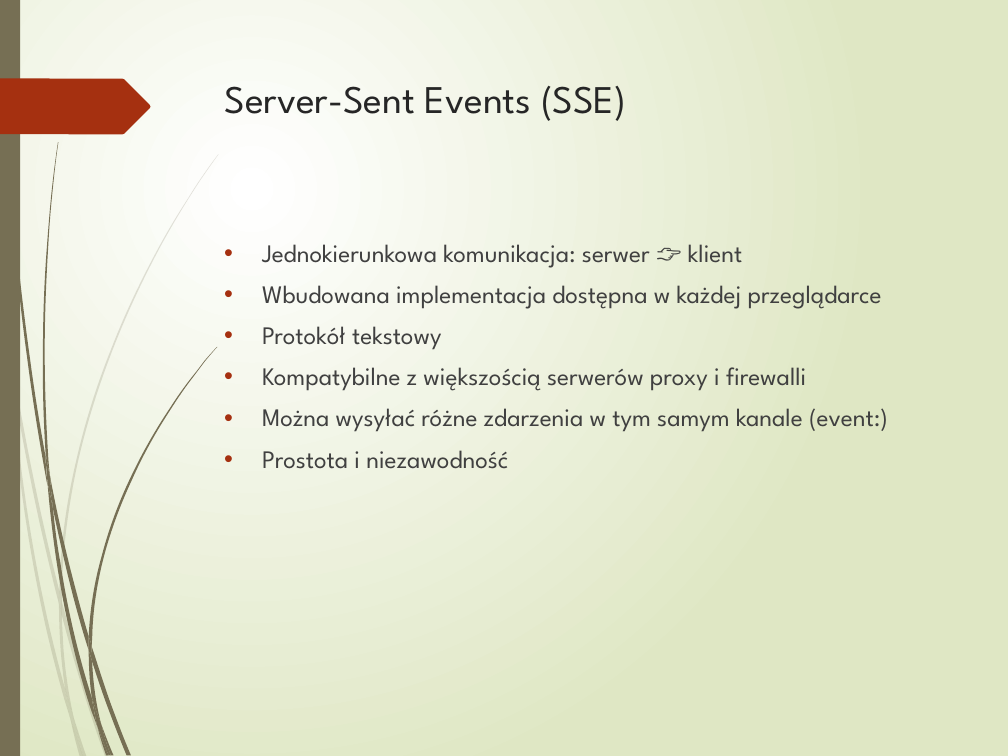
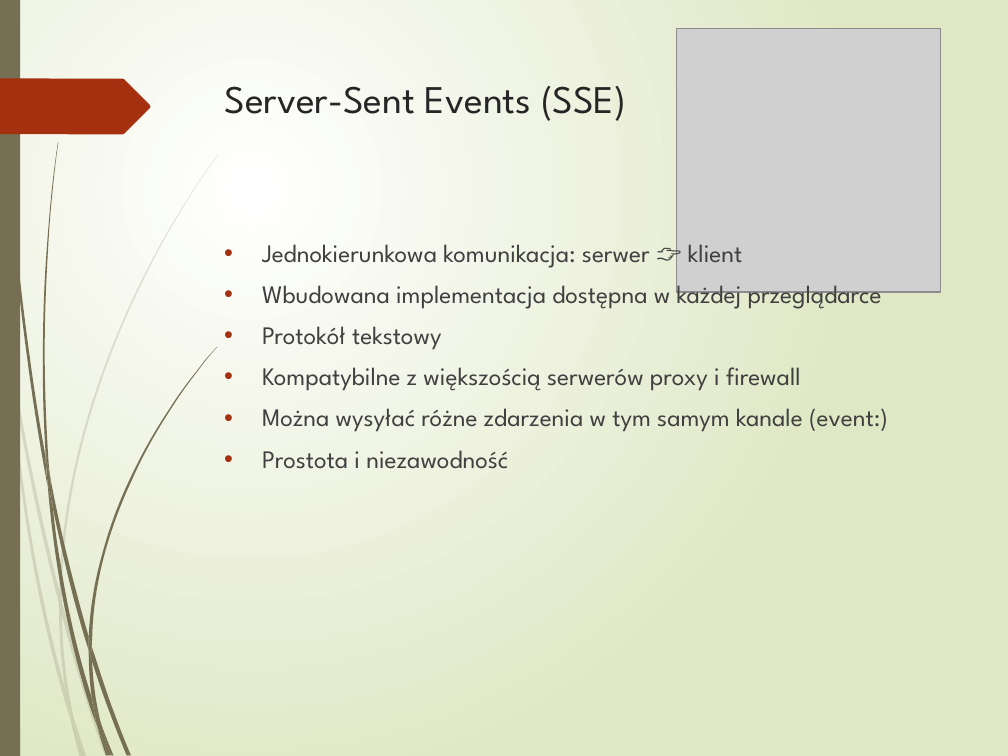
Before and after one commit to ArturLew/PyConPL2025, a slide deck: slide 8 of Nie tylko websocket/Nie tylko WebSocket.pptx. Drawn at 1008x756 pixels with LibreOffice and Linux fonts; fonts in the diff are those of the drawing; grey boxes stand for pictures. Boxes give left, top, right and bottom in pixels: in the first picture for what was removed or moved away, otherwise in the second. Text is boxed around its words. In the diff, an @@ line names an element or a change of style, - is before the commit and + after.

```diff
--- a/Nie tylko websocket/Nie tylko WebSocket.pptx
+++ b/Nie tylko websocket/Nie tylko WebSocket.pptx
@@ picture added at <box>677,28,941,292</box> @@
@@ text at <box>262,367,801,391</box>: text changed @@
-• Kompatybilne z większością serwerów proxy i firewalli
+• Kompatybilne z większością serwerów proxy i firewall
```
Also in this commit, not shown: 22 other slides changed, 1 slide added, 1 slide removed, 19 other files.
